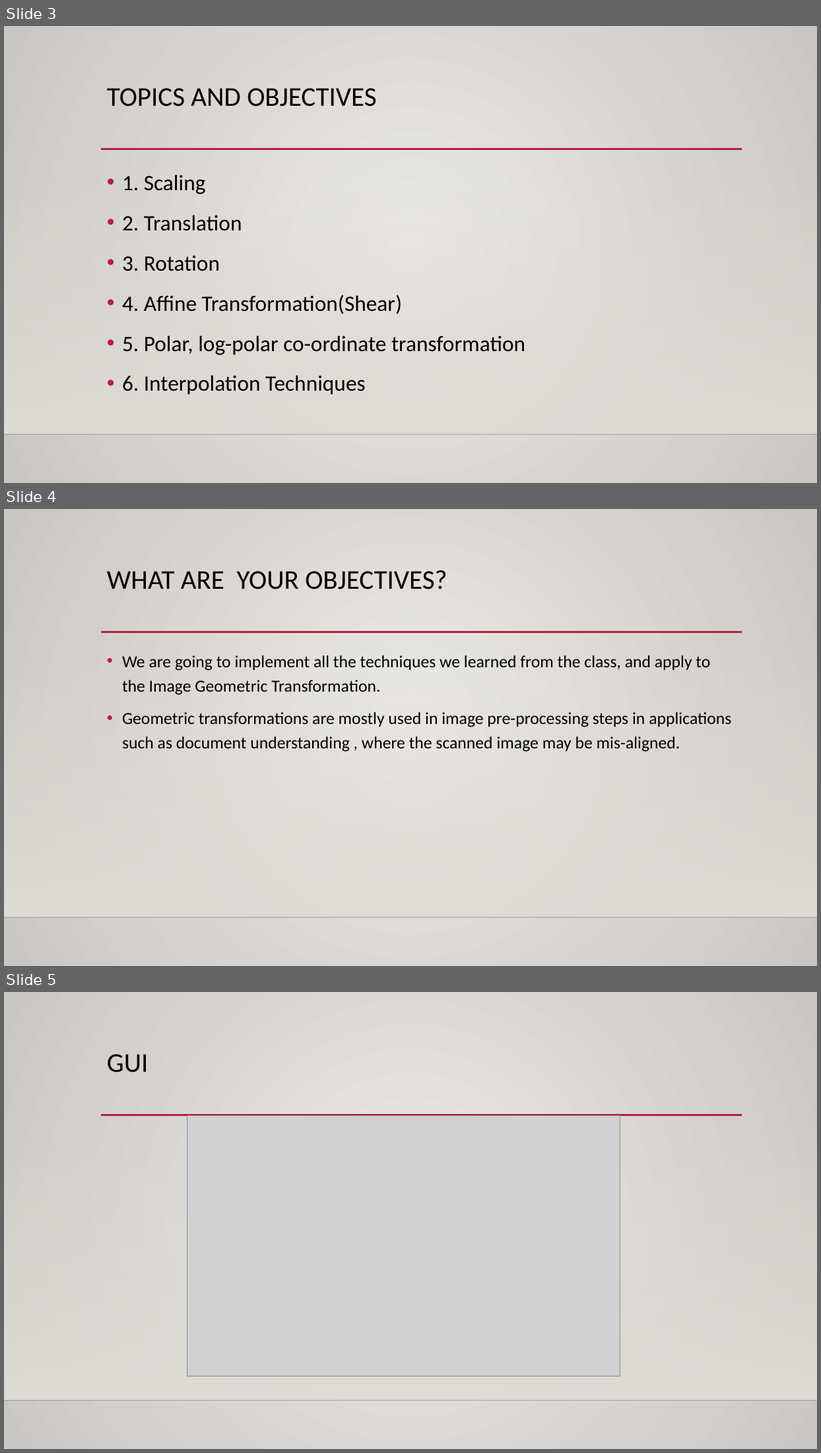
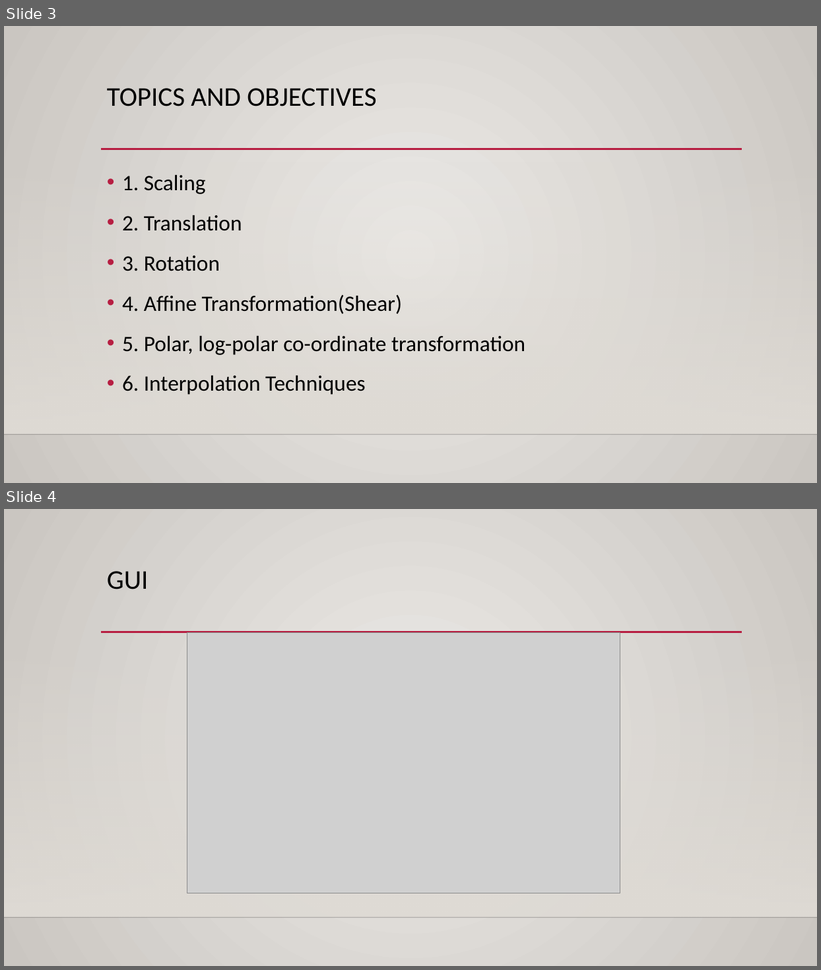
Before and after one commit to michaeltran/DIP-Image-Geometric-Transformation, a slide deck: DIP_Presentation.pptx. Shown one above the other, each under a label of ours: slides 3, 4 and 5 before the commit, slides 3 and 4 after it. The pictures are 821x1453 and 821x970 pixels, drawn with LibreOffice and Linux fonts; fonts in the diff are those of the drawing; grey boxes stand for pictures; background and template pictures are left out. Boxes give left, top, right and bottom in pixels: in the first picture for what was removed or moved away, otherwise in the second. Text is boxed around its words. In the diff, an @@ line names an element or a change of style, - is before the commit and + after.

Commit message:
removed objective

```diff
--- a/DIP_Presentation.pptx
+++ b/DIP_Presentation.pptx
@@ slide 4 removed at [4, 509, 817, 966], background gradient #ECEAE7 to #CAC7C1; not listed: 3 template elements that a slide beside it also shows @@
@@ title removed at [107, 570, 447, 590] @@
-WHAT ARE YOUR OBJECTIVES?
@@ text removed at [122, 656, 731, 752] @@
-• We are going to implement all the techniques we learned from the class, and apply to the Image Geometric Transformation.
-• Geometric transformations are mostly used in image pre-processing steps in applications such as document understanding , where the scanned image may be mis-aligned.
@@ what was slide 5 is now slide 4 @@
```
